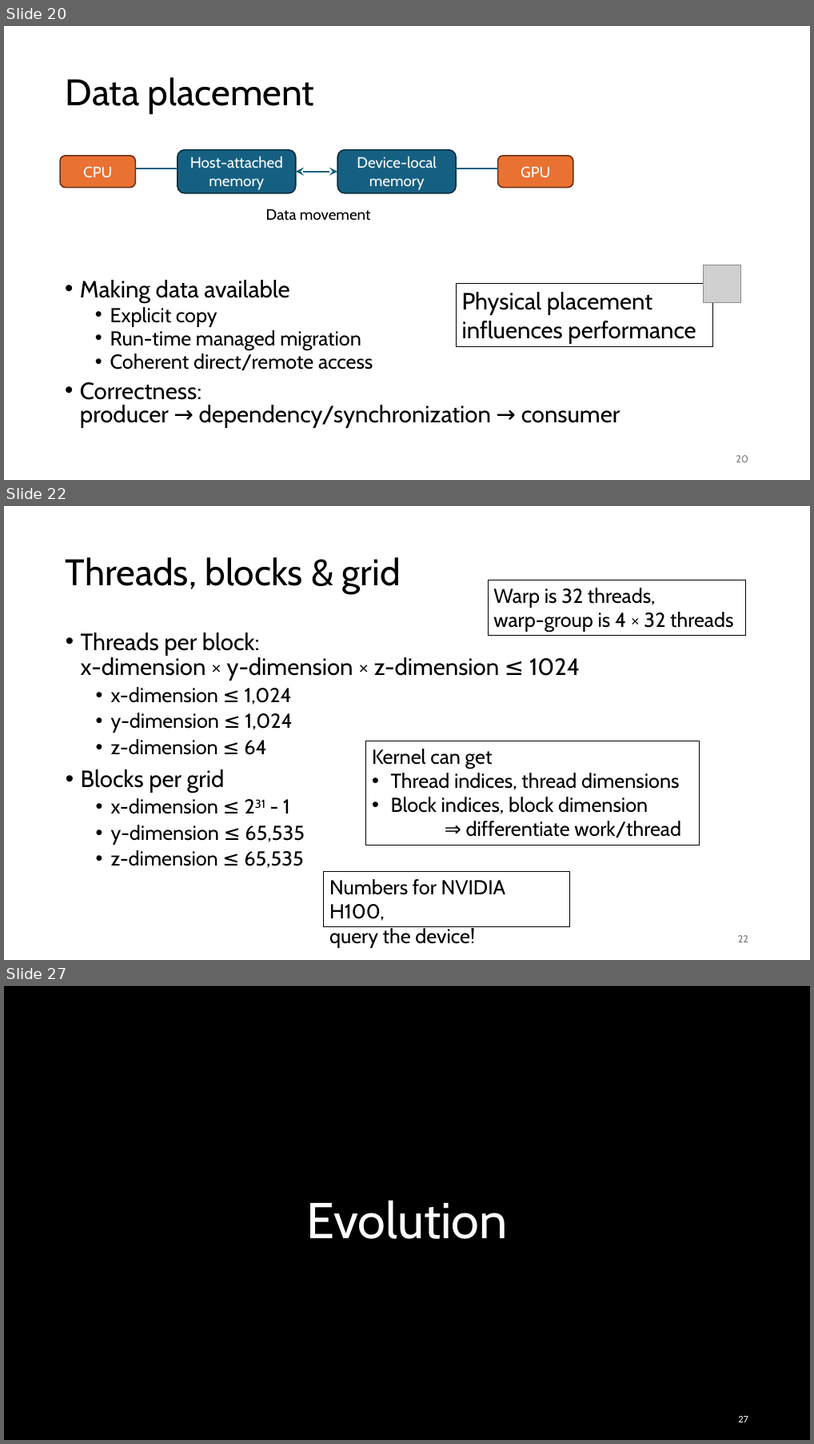
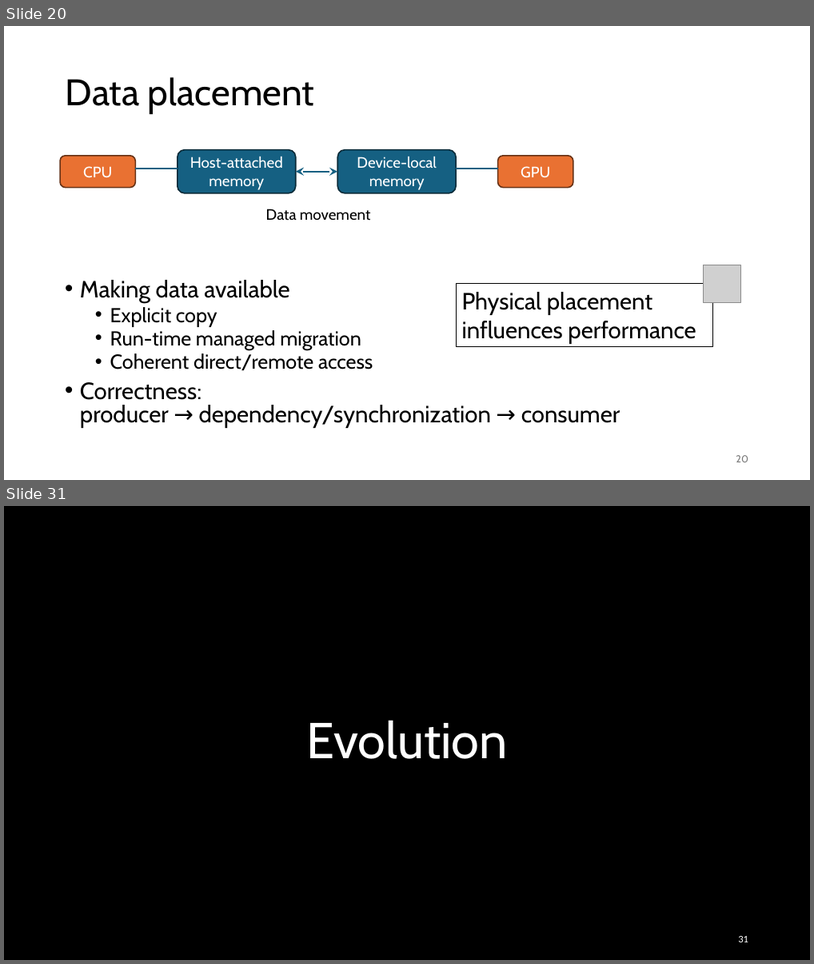
Before and after one commit to gjbex/GPU-programming, a slide deck: gpu_programming.pptx. Shown one above the other, each under a label of ours: slides 20, 22 and 27 before the commit, slides 20 and 31 after it; the slides between them are not shown. The pictures are 814x1444 and 814x964 pixels, drawn with LibreOffice and Linux fonts; fonts in the diff are those of the drawing; grey boxes stand for pictures; background and template pictures are left out. Boxes give left, top, right and bottom in pixels: in the first picture for what was removed or moved away, otherwise in the second. Text is boxed around its words. In the diff, an @@ line names an element or a change of style, - is before the commit and + after.

```diff
--- a/gpu_programming.pptx
+++ b/gpu_programming.pptx
@@ slide 22 removed at <box>4,506,810,960</box>, background #FFFFFF @@
@@ title removed at <box>66,557,401,594</box> @@
-Threads, blocks & grid
@@ rectangle removed at <box>488,580,746,636</box> @@
-Warp is 32 threads,
-warp-group is 4 × 32 threads
@@ text removed at <box>81,632,580,868</box> @@
-• Threads per block:
-  x-dimension × y-dimension × z-dimension ≤ 1024
-  • x-dimension ≤ 1,024
-  • y-dimension ≤ 1,024
-  • z-dimension ≤ 64
-• Blocks per grid
-  • x-dimension ≤ 231 - 1
-  • y-dimension ≤ 65,535
-  • z-dimension ≤ 65,535
@@ rectangle removed at <box>366,740,700,844</box> @@
-Kernel can get
-• Thread indices, thread dimensions
-• Block indices, block dimension
-⇒ differentiate work/thread
@@ rectangle removed at <box>324,872,570,927</box> @@
-Numbers for NVIDIA H100,
-query the device!
@@ page number removed at <box>738,935,749,942</box> @@
-22
@@ what was slide 27 is now slide 31 @@
@@ page number at <box>738,936,749,942</box>: text changed @@
-27
+31
```
Also in this commit, not shown: 11 slides changed, 5 slides added, 5 other slides removed.
